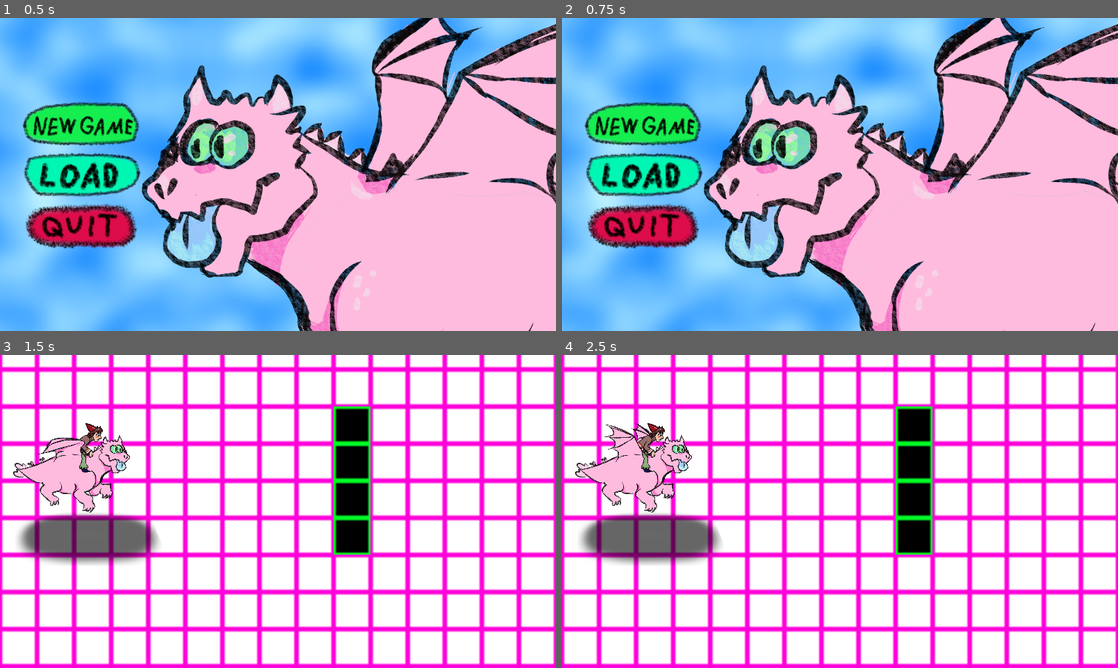
Above: before the commit, frames 1-4 (two rows, left to right).
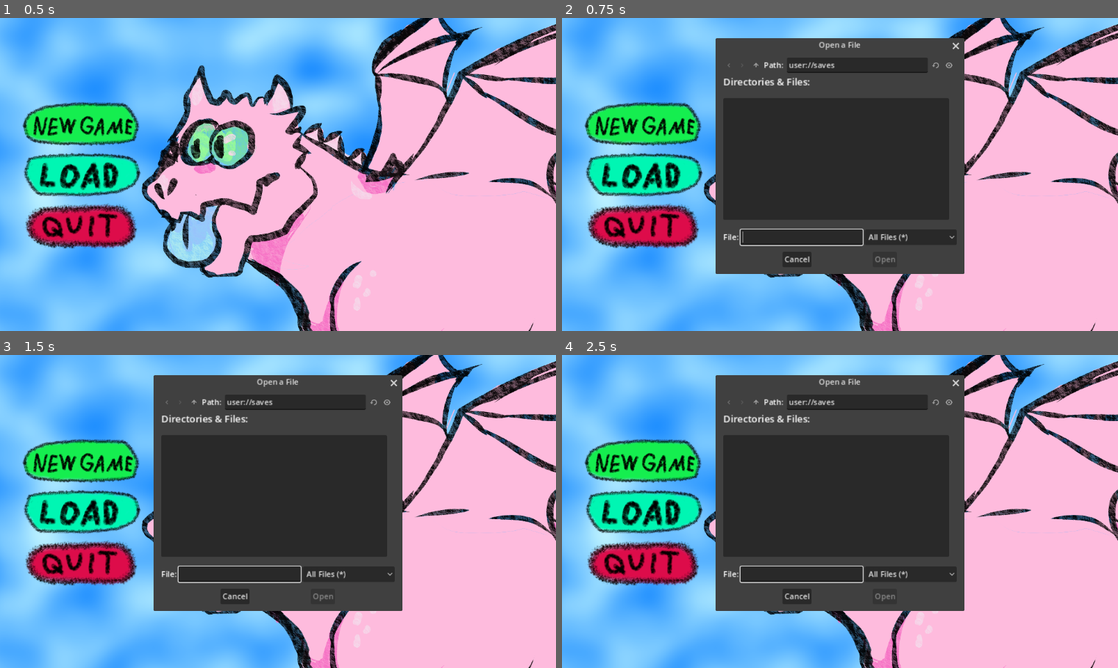
Above: after the commit, the same moments.

Repository: villevilli/otajam-25
Game: Godot game, scene res://user_interface/main_menu/MainMenu.tscn
The game is run twice, just before and just after one commit, with the same random seed, the same clock (stepped at 60 frames per second) and the same inputs.
Inputs (mouse positions are in pixels of both pictures, inside the frame that each line leads up to):
- Up to frame 1 (0.5 s): no input
- Up to frame 2 (0.75 s): click (645, 174) at 0.5 s
- Up to frame 3 (1.5 s): click (83, 461) at 1.25 s
- Up to frame 4 (2.5 s): click (645, 461) at 2.02 s

Frame 1 is identical in both runs. In frame 2, 32% of the frame differs, in the area x 27-73%, y 6-82%; in frame 3, 100%; in frame 4, 100%, in the area x 0-100%, y 0-100%.

Commit message:
save loading

Diff:
--- a/user_interface/main_menu/MainMenu.tscn
+++ b/user_interface/main_menu/MainMenu.tscn
@@ -62,4 +62,5 @@
 texture = ExtResource("7_h0e14")
 
 [connection signal="pressed" from="Panel/HBoxContainer/MenuItems/NewGame" to="." method="_on_new_game_pressed"]
+[connection signal="pressed" from="Panel/HBoxContainer/MenuItems/LoadGame" to="." method="_on_load_game_pressed"]
 [connection signal="button_down" from="Panel/HBoxContainer/MenuItems/CloseGame" to="." method="_on_close_game_button_down"]
--- a/user_interface/main_menu/main_menu.gd
+++ b/user_interface/main_menu/main_menu.gd
@@ -1,7 +1,25 @@
 extends Control
 
+var file_dialog: FileDialog
+
 func _on_new_game_pressed() -> void:
-	LevelManager.levelchange.emit("example_level","default")
+	LevelManager.levelchange.emit("example_level", "default")
 
 func _on_close_game_button_down() -> void:
 	get_tree().quit()
+
+
+func _on_load_game_pressed() -> void:
+	file_dialog = FileDialog.new()
+	file_dialog.access = FileDialog.ACCESS_USERDATA
+	file_dialog.popup_exclusive_centered(self, Vector2i(500, 500))
+	file_dialog.current_path = "user://saves/"
+	file_dialog.filters.append("*.json")
+	file_dialog.file_mode = FileDialog.FILE_MODE_OPEN_FILE
+	file_dialog.file_selected.connect(_file_selected)
+
+
+func _file_selected(path: String) -> void:
+	print(path)
+	LevelManager.levelchange.emit("example_level", "default")
+	SaveMager.load_game(path)
--- a/world/save_mager.gd
+++ b/world/save_mager.gd
@@ -1,11 +1,15 @@
 extends Node
 
+func _ready() -> void:
+	if !DirAccess.dir_exists_absolute("user://saves/"):
+		DirAccess.make_dir_absolute("user://saves/")
+
 func save_game(file_name: String) -> void:
-	var json := JSON.stringify(QuestManager.serialize())
-	var file := FileAccess.open("user://" + file_name + "/quests.json", FileAccess.WRITE)
+	var json := JSON.stringify({"quests": QuestManager.serialize()})
+	var file := FileAccess.open("user://saves/" + file_name + ".json", FileAccess.WRITE)
 	file.store_string(json)
 
-func load_game(file_name: String) -> void:
-	var file := FileAccess.open("user://" + file_name + "/quests.json", FileAccess.READ)
+func load_game(file_path: String) -> void:
+	var file := FileAccess.open(file_path, FileAccess.READ)
 	var json := file.to_string()
-	QuestManager.deserialize(JSON.parse_string(json))
+	QuestManager.deserialize(JSON.parse_string(json)["quests"])
Not shown: 1 places in characters/player/player.tscn that only renumber resources
